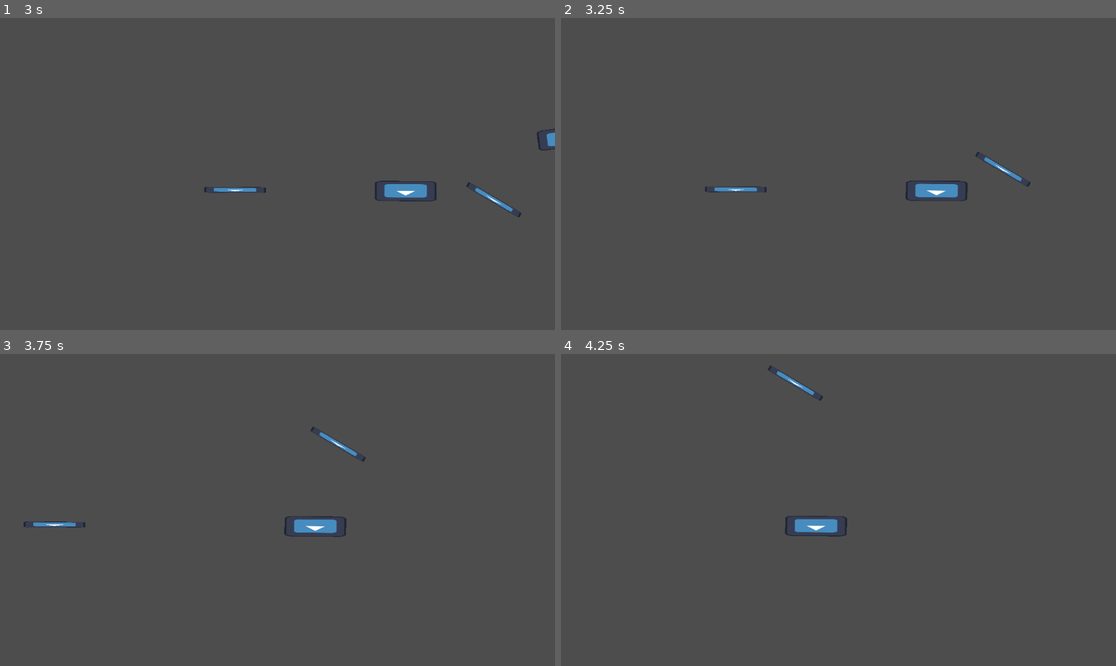
Above: before the commit, frames 1-4 (two rows, left to right).
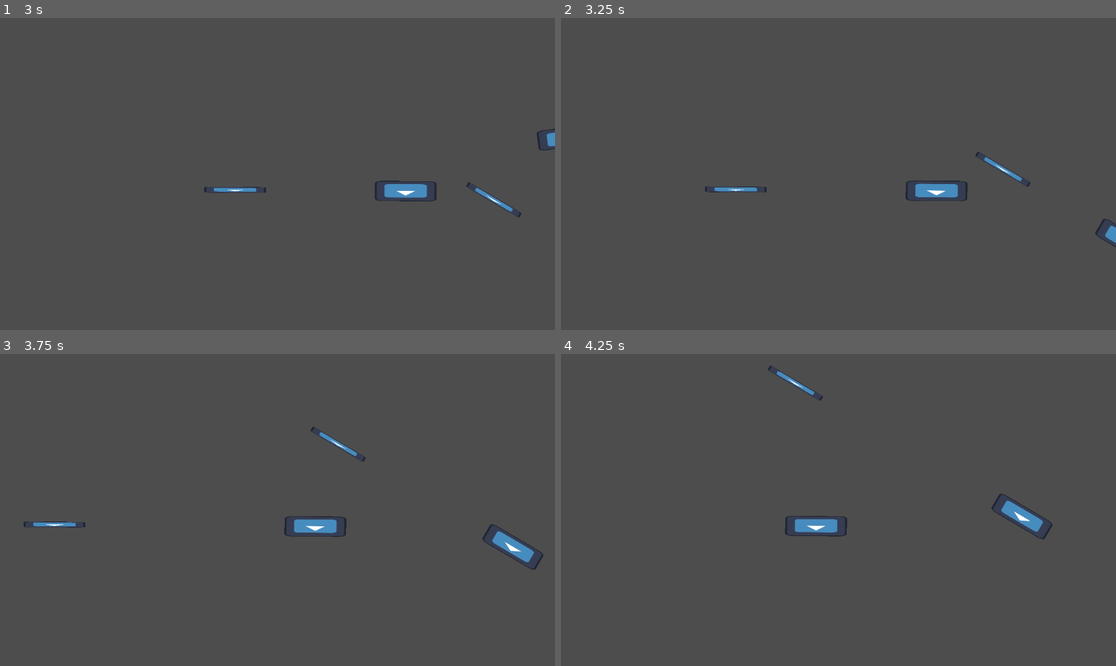
Above: after the commit, the same moments.

Repository: DoggyRuff6132/Entity-Handler-Capability-System
Game: Godot game, scene res://Demo/Scenes/world.tscn
The game is run twice, just before and just after one commit, with the same random seed, the same clock (stepped at 60 frames per second) and the same inputs. The engine's default icon, where the game draws it, is replaced by a stand-in: a white triangle on a blue panel in a dark square.
Inputs (mouse positions are in pixels of both pictures, inside the frame that each line leads up to):
- Up to frame 1 (3 s): tap Enter at 0.5 s; move the mouse to (399, 158) at 0.52 s; press the mouse at (399, 158) at 0.53 s; hold D (Right) 0.53-1.28 s; tap C (Ability1, bound only after the commit) at 0.8, 1.35, 2.3 s; move the mouse to (166, 189) at 1.27 s; release the mouse at (166, 189) at 1.28 s; hold S (Down) 1.28-2.03 s; click (166, 189) at 1.55 s; move the mouse to (333, 105) at 2.02 s; press the mouse at (333, 105) at 2.03 s; hold D (Right) 2.03-2.78 s; move the mouse to (249, 236) at 2.77 s; release the mouse at (249, 236) at 2.78 s; hold W (Up) from 2.78 s (still down); tap 1 (Weapon1) at 2.85 s
- Up to frame 2 (3.25 s): keep holding W (Up); click (810, 236) at 3.05 s
- Up to frame 3 (3.75 s): move the mouse to (444, 556) at 3.52 s; release W (Up) at 3.53 s; hold A (Left) from 3.53 s (still down); tap 2 (Weapon2) at 3.6 s
- Up to frame 4 (4.25 s): keep holding A (Left); tap C (Ability1, bound only after the commit) at 3.8 s

Frame 1 is identical in both runs. In frame 2, 0.1% of the frame differs, in the area x 96-100%, y 64-74%; in frame 3, 0.4%, in the area x 86-98%, y 54-70%; in frame 4, 0.4%.

Commit message:
capabilities can access other handlers

Diff:
--- a/Demo/Capabilities/shoot_projectile_capability.gd
+++ b/Demo/Capabilities/shoot_projectile_capability.gd
@@ -8,7 +8,9 @@
 @export var _shot_cooldown = 0.5
 var _on_shot_cooldown = false
 func get_shot_cooldown():
-	return _shot_cooldown * shoot_handler.get_shot_delay_modifier()
+	var cooldown = _shot_cooldown * shoot_handler.get_shot_delay_multiplier()
+	print("Cooldown: " + str(cooldown))
+	return cooldown
 
 
 func v_setup():
--- /dev/null
+++ b/Demo/Entities/attack_speed_change_capability.gd
@@ -0,0 +1,38 @@
+extends BaseCapability
+
+var shoot_handlers : Array[BaseShootHandler]
+var active_time_remaining : float = 0.0
+@export var change_amount = 0.33
+
+func v_should_activate() -> bool:
+	if not Input.is_action_just_pressed("Ability1"):
+		return false
+
+	return true
+
+func v_should_deactivate() -> bool:
+	if active_time_remaining > 0:
+		return false
+
+	return true
+
+func v_on_activate():
+	active_time_remaining = active_duration
+	print("Activated attack speed")
+
+
+
+
+func v_on_deactivate():
+	print("Attack speed expired")
+	for handler in entity.get_handler_nodes():
+		if handler is BaseShootHandler:
+			handler.reset_shot_delay_multiplier()
+
+
+func v_tick_active(delta : float):
+	for handler in entity.get_handler_nodes():
+		if handler is BaseShootHandler:
+			handler.set_shot_delay_multiplier(change_amount)
+
+	active_time_remaining -= delta
--- a/Demo/Entities/player.tscn
+++ b/Demo/Entities/player.tscn
@@ -1,19 +1,19 @@
-[gd_scene load_steps=5 format=3 uid="uid://dadg3ah6fhasy"]
+[gd_scene load_steps=4 format=3 uid="uid://dadg3ah6fhasy"]
 
 [ext_resource type="Script" uid="uid://bqs601o53csaq" path="res://Demo/Entities/player_entity.gd" id="1_k0mbb"]
-[ext_resource type="PackedScene" uid="uid://cb0basjogmr5n" path="res://Demo/Handlers/movement_handlers/wasd_movement_handler.tscn" id="2_2rm4q"]
 [ext_resource type="Texture2D" uid="uid://lpti8t5x4t52" path="res://icon.svg" id="4_a230l"]
 
 [sub_resource type="RectangleShape2D" id="RectangleShape2D_k0mbb"]
 
 [node name="Player" type="CharacterBody2D"]
 script = ExtResource("1_k0mbb")
-handlers = Array[PackedScene]([ExtResource("2_2rm4q")])
 
 [node name="CollisionShape2D" type="CollisionShape2D" parent="."]
 shape = SubResource("RectangleShape2D_k0mbb")
 
 [node name="Handler Container" type="Node" parent="."]
 
+[node name="Capability Container" type="Node" parent="."]
+
 [node name="Sprite2D" type="Sprite2D" parent="."]
 texture = ExtResource("4_a230l")
--- /dev/null
+++ b/Demo/Handlers/debuff_handler/debuff_handler.tscn
@@ -0,0 +1,9 @@
+[gd_scene load_steps=2 format=3 uid="uid://sfh3oxte3qjd"]
+
+[ext_resource type="Script" uid="uid://boeb5b5ceshxu" path="res://Demo/Entities/attack_speed_change_capability.gd" id="1_xtos8"]
+
+[node name="Debuff Handler" type="Node"]
+
+[node name="Attack Speed Change Capability" type="Node" parent="."]
+script = ExtResource("1_xtos8")
+active_duration = 3.0
--- a/Demo/Handlers/shoot_handlers/base_shoot_handler.gd
+++ b/Demo/Handlers/shoot_handlers/base_shoot_handler.gd
@@ -1,13 +1,29 @@
 extends Node
 class_name BaseShootHandler
 
-var _shot_delay_modifier = 1.0
+var _shot_delay_multiplier = 1.0
+var _projectile_speed_multiplier = 1.0
 
-func get_shot_delay_modifier():
-	return _shot_delay_modifier
+
+func get_shot_delay_multiplier():
+	return _shot_delay_multiplier
+
+func set_shot_delay_multiplier(value):
+	_shot_delay_multiplier = value
+
+func reset_shot_delay_multiplier():
+	_shot_delay_multiplier = 1.0
+
+
+func get_projectile_speed_multiplier():
+	return _projectile_speed_multiplier
+
+func set_projectile_speed_multiplier(value):
+	_projectile_speed_multiplier = value
+
+func reset_projectile_speed_multiplier():
+	_projectile_speed_multiplier = 1.0
+
 
 func get_shoot_input():
 	pass
-
-func get_projectile_speed_multiplier():
-	return 1.0
--- a/Demo/Scenes/world.tscn
+++ b/Demo/Scenes/world.tscn
@@ -1,12 +1,14 @@
-[gd_scene load_steps=4 format=3 uid="uid://4d80u2js3155"]
+[gd_scene load_steps=5 format=3 uid="uid://4d80u2js3155"]
 
 [ext_resource type="PackedScene" uid="uid://dadg3ah6fhasy" path="res://Demo/Entities/player.tscn" id="1_tf6vu"]
 [ext_resource type="PackedScene" uid="uid://cb0basjogmr5n" path="res://Demo/Handlers/movement_handlers/wasd_movement_handler.tscn" id="2_507db"]
+[ext_resource type="PackedScene" uid="uid://sfh3oxte3qjd" path="res://Demo/Handlers/debuff_handler/debuff_handler.tscn" id="3_507db"]
 [ext_resource type="PackedScene" uid="uid://b2m7s0xy65n3q" path="res://Demo/Capabilities/weapon_switch_capability.tscn" id="3_tf6vu"]
 
 [node name="World" type="Node2D"]
 
 [node name="Player" parent="." instance=ExtResource("1_tf6vu")]
-default_handlers = Array[PackedScene]([ExtResource("2_507db"), ExtResource("3_tf6vu")])
+default_handlers = Array[PackedScene]([ExtResource("2_507db"), ExtResource("3_507db")])
+default_capabilities = Array[PackedScene]([ExtResource("3_tf6vu")])
 
 [node name="Camera2D" type="Camera2D" parent="."]
--- a/Scripts/base_capability.gd
+++ b/Scripts/base_capability.gd
@@ -2,9 +2,6 @@
 class_name BaseCapability
 
 # Part 1: Activation Functions
-func _ready():
-	v_setup()
-
 func _physics_process(delta: float) -> void:
 	if is_active():
 		if v_should_deactivate():
@@ -37,14 +34,8 @@
 
 var entity : Entity
 var _active : bool = false
-var active_duration : float = 0.0
-var deactive_duration : float = 0.0
-
-func find_entity():
-	var current_node = get_parent()
-	while current_node is not Entity:
-		current_node = current_node.get_parent()
-	entity = current_node
+@export var active_duration : float = 0.0
+@export var deactive_duration : float = 0.0
 
 func is_active() -> bool:
 	return _active
@@ -62,7 +53,7 @@
 
 # Part 3: Virtual Functions
 func v_setup():
-	find_entity()
+	pass
 
 func v_should_activate() -> bool:
 	return true
--- a/Scripts/entity.gd
+++ b/Scripts/entity.gd
@@ -2,17 +2,25 @@
 class_name Entity
 
 @export var default_handlers : Array[PackedScene]
-var handler_nodes : Array[Node]
+var handler_nodes = []
+@onready var handler_container : Node = $"Handler Container"
+func get_handler_nodes():
+	return handler_nodes
+
+@export var default_capabilities : Array[PackedScene]
+var capability_nodes = []
+@onready var capability_container : Node = $"Capability Container"
 
 var blocked_tags = {}
 
-# holds all the handlers in the scene tree
-@onready var handler_container : Node = $"Handler Container"
 
 
 func _ready() -> void:
 	for handler : PackedScene in default_handlers:
 		_instantiate_handler(handler)
+
+	for capability : PackedScene in default_capabilities:
+		_instantiate_capability(capability)
 
 
 func block_tag(instigator, tag : String):
@@ -44,3 +52,16 @@
 	var instance = handler.instantiate()
 	handler_container.add_child(instance)
 	handler_nodes.append(instance)
+
+	for capability : BaseCapability in instance.get_children():
+		capability.entity = self
+		capability.v_setup()
+
+func _instantiate_capability(capability : PackedScene):
+	print("Instantiated capability " + capability.resource_path)
+	var instance = capability.instantiate()
+	capability_container.add_child(instance)
+	capability_nodes.append(instance)
+
+	instance.entity = self
+	instance.v_setup()
--- a/project.godot
+++ b/project.godot
@@ -61,6 +61,26 @@
 "events": [Object(InputEventKey,"resource_local_to_scene":false,"resource_name":"","device":-1,"window_id":0,"alt_press …(191 unchanged characters)…
 ]
 }
+Ability1={
+"deadzone": 0.2,
+"events": [Object(InputEventKey,"resource_local_to_scene":false,"resource_name":"","device":-1,"window_id":0,"alt_pressed":false,"shift_pressed":false,"ctrl_pressed":false,"meta_pressed":false,"pressed":false,"keycode":0,"physical_keycode":67,"key_label":0,"unicode":99,"location":0,"echo":false,"script":null)
+]
+}
+Ability2={
+"deadzone": 0.2,
+"events": [Object(InputEventKey,"resource_local_to_scene":false,"resource_name":"","device":-1,"window_id":0,"alt_pressed":false,"shift_pressed":false,"ctrl_pressed":false,"meta_pressed":false,"pressed":false,"keycode":0,"physical_keycode":81,"key_label":0,"unicode":113,"location":0,"echo":false,"script":null)
+]
+}
+Ability3={
+"deadzone": 0.2,
+"events": [Object(InputEventKey,"resource_local_to_scene":false,"resource_name":"","device":-1,"window_id":0,"alt_pressed":false,"shift_pressed":false,"ctrl_pressed":false,"meta_pressed":false,"pressed":false,"keycode":0,"physical_keycode":69,"key_label":0,"unicode":101,"location":0,"echo":false,"script":null)
+]
+}
+Ability4={
+"deadzone": 0.2,
+"events": [Object(InputEventKey,"resource_local_to_scene":false,"resource_name":"","device":-1,"window_id":0,"alt_pressed":false,"shift_pressed":false,"ctrl_pressed":false,"meta_pressed":false,"pressed":false,"keycode":0,"physical_keycode":88,"key_label":0,"unicode":120,"location":0,"echo":false,"script":null)
+]
+}
 
 [rendering]
 
Not shown, added: Demo/Entities/attack_speed_change_capability.gd.uid
